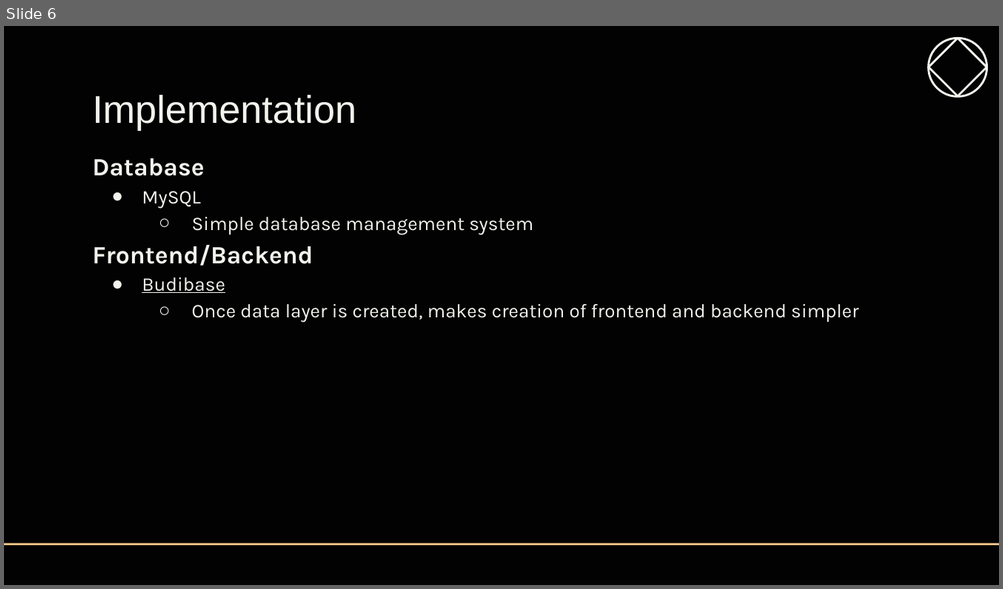
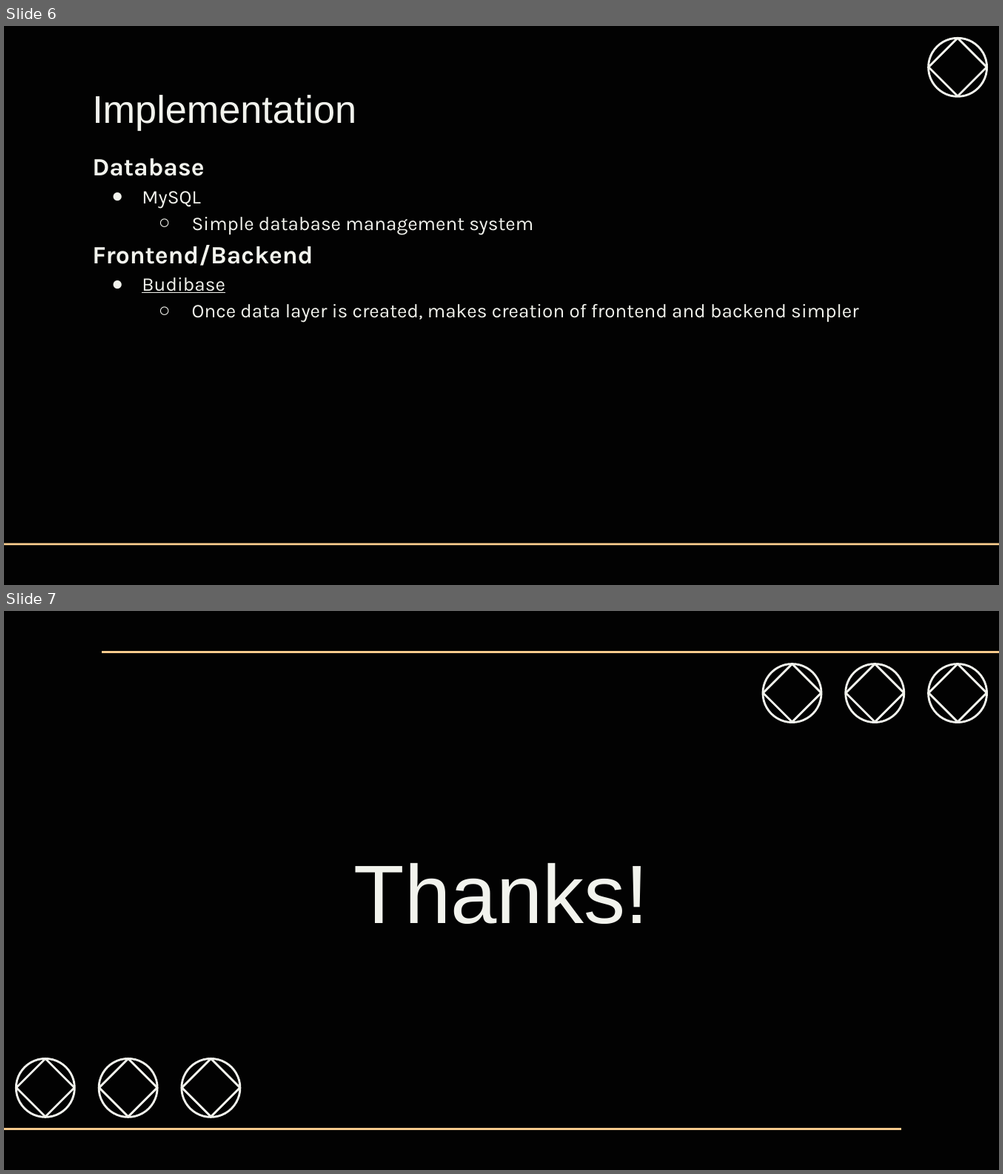
Before and after one commit to Insainian/UCM-Course-Stats, a slide deck: CSE111-Phase 1.pptx. Shown one above the other, each under a label of ours: slide 6 before the commit, slides 6 and 7 after it. The pictures are 1003x589 and 1003x1174 pixels, drawn with LibreOffice and Linux fonts; fonts in the diff are those of the drawing; background and template pictures are left out. Boxes give left, top, right and bottom in pixels: in the first picture for what was removed or moved away, otherwise in the second. Text is boxed around its words. In the diff, an @@ line names an element or a change of style, - is before the commit and + after.

Commit message:
Update slides

```diff
--- a/CSE111-Phase 1.pptx
+++ b/CSE111-Phase 1.pptx
@@ slide 7 added at <box>4,611,999,1170</box>, background picture (left out) @@
@@ line added from (999, 652) to (102, 652), #F6CA8C 1.5 pt @@
@@ title added at <box>354,863,649,924</box>, 60 pt, text #F2F3ED @@
+Thanks!
@@ group added at <box>4,652,999,1130</box>: 6 ellipses, 6 rectangles @@
@@ line added from (901, 1129) to (4, 1129), #F6CA8C 1.5 pt @@
```
Also in this commit, not shown: 1 slide removed.
